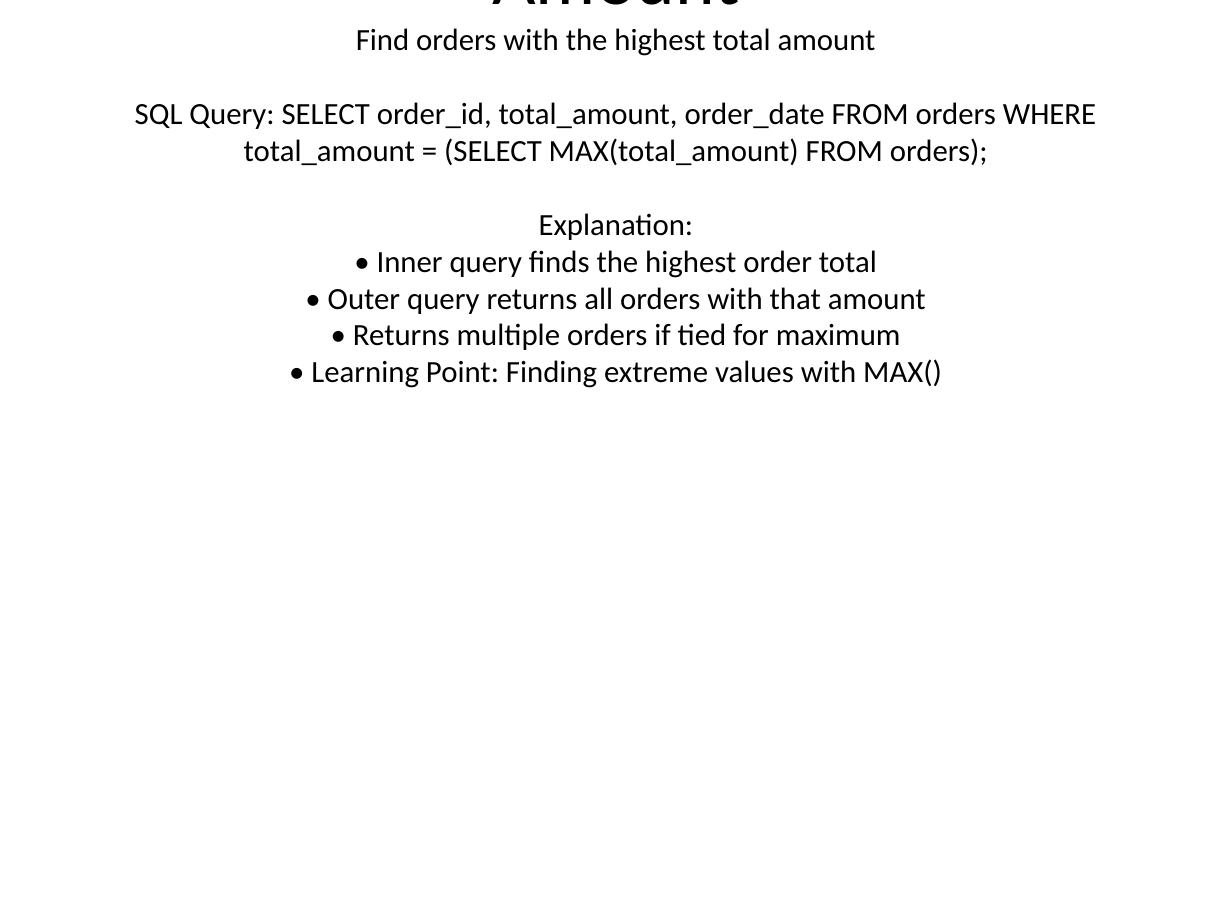
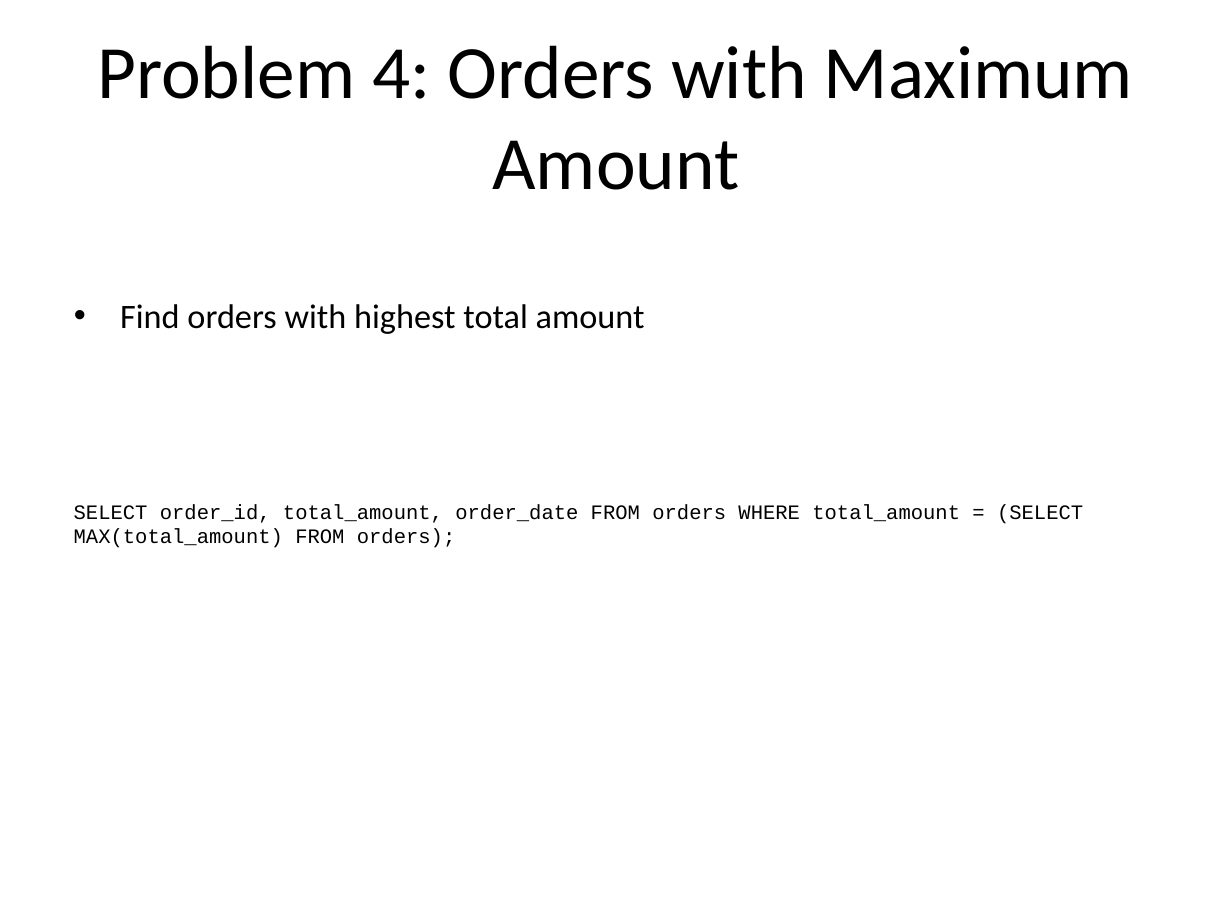
Before and after one commit to parth5012/cron-system, a slide deck: slide 9 of static/sql-subqueries-presentation/SQL_Subqueries_Presentation.pptx. Drawn at 1232x924 pixels with LibreOffice and Linux fonts; fonts in the diff are those of the drawing. Boxes give left, top, right and bottom in pixels: in the first picture for what was removed or moved away, otherwise in the second. Text is boxed around its words. In the diff, an @@ line names an element or a change of style, - is before the commit and + after.

```diff
--- a/static/sql-subqueries-presentation/SQL_Subqueries_Presentation.pptx
+++ b/static/sql-subqueries-presentation/SQL_Subqueries_Presentation.pptx
@@ title at <box>135,28,1096,388</box>: paragraph removed @@
-Find orders with the highest total amount
-SQL Query: SELECT order_id, total_amount, order_date FROM orders WHERE total_amount = (SELECT MAX(total_amount) FROM orders);
-Explanation:
-• Inner query finds the highest order total
-• Outer query returns all orders with that amount
-• Returns multiple orders if tied for maximum
-• Learning Point: Finding extreme values with MAX()
@@ text added at <box>120,304,645,334</box>, 20 pt, text #000000 @@
+• Find orders with highest total amount
@@ text added at <box>74,504,1083,548</box>, 12 pt, text #000000 @@
+SELECT order_id, total_amount, order_date FROM orders WHERE total_amount = (SELECT MAX(total_amount) FROM orders);
```
Also in this commit, not shown: 14 other slides changed.
